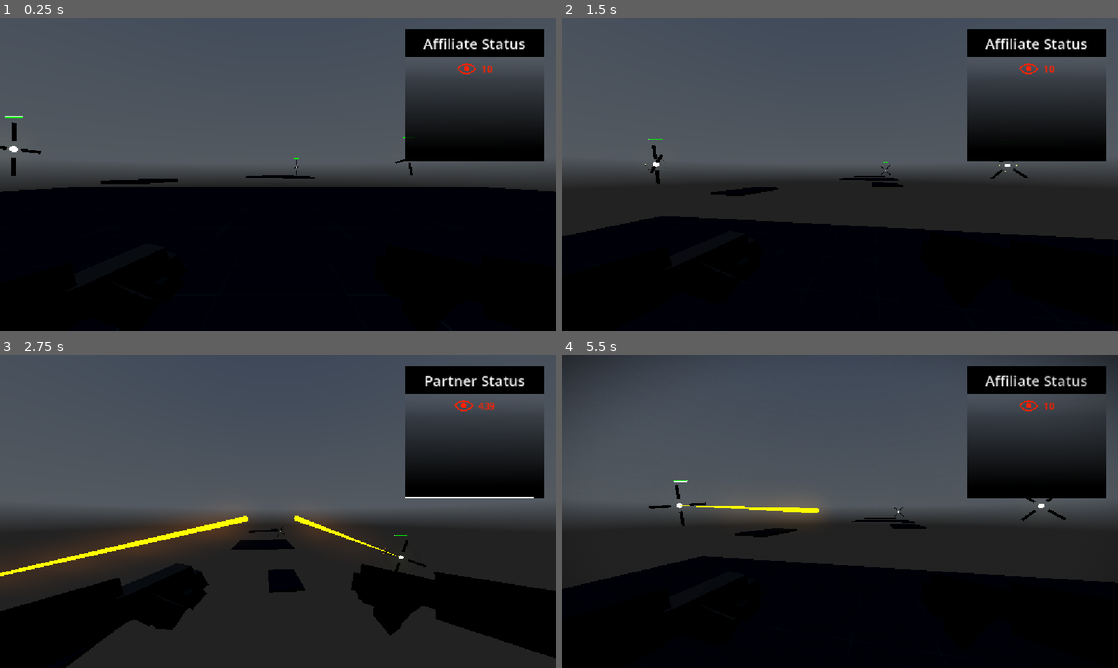
Above: before the commit, frames 1-4 (two rows, left to right).
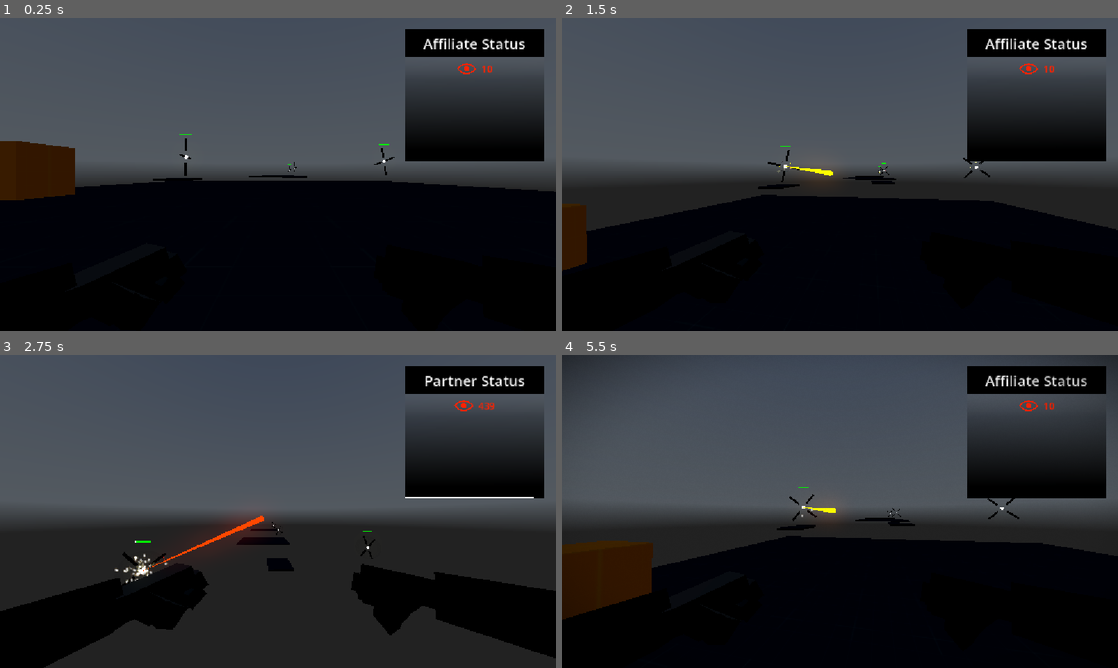
Above: after the commit, the same moments.

Repository: awesomness560/ParryEverything
Game: Godot game, scene res://main.tscn
Same seed, same stepped clock (60 frames per second), same inputs: the game is played once before the commit and once after it. A sky picture missing from this copy of the repository is replaced by a grey-blue gradient.
Inputs (mouse positions are in pixels of both pictures, inside the frame that each line leads up to):
- Up to frame 1 (0.25 s): no input
- Up to frame 2 (1.5 s): move the mouse to (867, 174) at 0.52 s; hold Right mouse button (parry_activate) 0.53-1.28 s; hold W (forward) from 0.53 s (still down); tap Space (jump) at 0.77 s; move the mouse to (812, 174) at 1.27 s; tap H (fling_me) at 1.35 s
- Up to frame 3 (2.75 s): keep holding W (forward); tap Space (jump) at 1.52 s; right-click (250, 511) at 1.55 s; move the mouse to (289, 505) at 2.02 s; hold Right mouse button (parry_activate) from 2.03 s (still down)
- Up to frame 4 (5.5 s): keep holding W (forward); move the mouse to (834, 517) at 2.77 s; release Right mouse button (parry_activate) at 2.78 s; tap L (taunt) at 2.85 s; tap Space (jump) at 3.02, 3.77, 4.52 s; right-click (834, 517) at 3.05 s; move the mouse to (878, 514) at 3.52 s; hold 1 3.53-4.28 s; right-click (878, 514) at 3.8 s; tap R (restart) at 4.15 s; move the mouse to (795, 508) at 4.27 s; tap 2 at 4.35 s; right-click (795, 508) at 4.55 s; move the mouse to (845, 511) at 5.02 s; hold 3 from 5.03 s (still down); right-click (845, 511) at 5.3 s

The runs differ from the first frame. In frame 1, 3.8% of the frame differs, in the area x 0-86%, y 31-59%; in frame 2, 7.7%; in frame 3, 4.2%; in frame 4, 11%, in the area x 0-100%, y 40-85%.

Commit message:
Added auto parry and death particles

Diff:
--- /dev/null
+++ b/parry-everything-game/Enemies/Laser/death_particles.tscn
@@ -0,0 +1,61 @@
+[gd_scene format=3 uid="uid://bwby2dlxgtyno"]
+
+[ext_resource type="Texture2D" uid="uid://buqq2bqa2i6fw" path="res://Assets/Particles/circle_05.png" id="1_psm1f"]
+[ext_resource type="Script" uid="uid://bghbfj57yq0fl" path="res://Misc/particles_self_deletion.gd" id="2_b64e7"]
+
+[sub_resource type="Gradient" id="Gradient_m30vn"]
+colors = PackedColorArray(0, 0, 0, 1, 1, 0.8117647, 0.2509804, 1)
+
+[sub_resource type="GradientTexture1D" id="GradientTexture1D_ibxdp"]
+gradient = SubResource("Gradient_m30vn")
+use_hdr = true
+
+[sub_resource type="Gradient" id="Gradient_b64e7"]
+offsets = PackedFloat32Array(0, 0.78104573, 1)
+colors = PackedColorArray(1, 1, 1, 1, 0.7617416, 0.7617416, 0.7617416, 1, 0, 0, 0, 0)
+
+[sub_resource type="GradientTexture1D" id="GradientTexture1D_bw2q4"]
+gradient = SubResource("Gradient_b64e7")
+
+[sub_resource type="Curve" id="Curve_mvwa4"]
+_limits = [0.0, 100.0, 0.0, 100.0]
+_data = [Vector2(0, 48.098434), 0.0, 0.0, 0, 0]
+point_count = 1
+
+[sub_resource type="CurveTexture" id="CurveTexture_e877x"]
+curve = SubResource("Curve_mvwa4")
+
+[sub_resource type="ParticleProcessMaterial" id="ParticleProcessMaterial_dng4a"]
+emission_shape = 1
+emission_sphere_radius = 1.0
+spread = 180.0
+initial_velocity_min = 5.0
+initial_velocity_max = 5.0
+gravity = Vector3(0, 0, 0)
+scale_min = 0.59999996
+scale_max = 0.79999995
+color_ramp = SubResource("GradientTexture1D_bw2q4")
+color_initial_ramp = SubResource("GradientTexture1D_ibxdp")
+emission_curve = SubResource("CurveTexture_e877x")
+
+[sub_resource type="StandardMaterial3D" id="StandardMaterial3D_ce2lu"]
+transparency = 1
+vertex_color_use_as_albedo = true
+albedo_texture = ExtResource("1_psm1f")
+billboard_mode = 3
+billboard_keep_scale = true
+particles_anim_h_frames = 1
+particles_anim_v_frames = 1
+particles_anim_loop = false
+
+[sub_resource type="QuadMesh" id="QuadMesh_7titf"]
+material = SubResource("StandardMaterial3D_ce2lu")
+
+[node name="DeathParticles" type="GPUParticles3D" unique_id=924210824]
+emitting = false
+amount = 120
+one_shot = true
+explosiveness = 1.0
+process_material = SubResource("ParticleProcessMaterial_dng4a")
+draw_pass_1 = SubResource("QuadMesh_7titf")
+script = ExtResource("2_b64e7")
--- a/parry-everything-game/Enemies/Laser/laser_enemy.gd
+++ b/parry-everything-game/Enemies/Laser/laser_enemy.gd
@@ -19,6 +19,8 @@
 @export var amountGatheringParticles : GPUParticles3D
 ##Particles that emit when laser fires
 @export var laserFinishParticles : GPUParticles3D
+##Particles that emit on death
+@export var deathParticles : PackedScene
 ##The charge up sound node
 @export var chargeUpAudio : AudioStreamPlayer3D
 ##Health Bar reference
@@ -249,6 +251,11 @@
 		doDie()
 
 func doDie():
+	var localDeathParticles := deathParticles.instantiate() as GPUParticles3D
+	get_parent().add_child(localDeathParticles)
+	localDeathParticles.global_position = global_position
+	localDeathParticles.global_rotation = global_rotation
+	localDeathParticles.emitting = true
 	queue_free()
 
 #region Signals
--- a/parry-everything-game/Enemies/Laser/laser_enemy.tscn
+++ b/parry-everything-game/Enemies/Laser/laser_enemy.tscn
@@ -9,6 +9,7 @@
 [ext_resource type="Shader" uid="uid://c2gp5scaitug8" path="res://Assets/Shaders/shockwave.gdshader" id="7_eg1cs"]
 [ext_resource type="Shader" uid="uid://ba6vwo4dn2pbk" path="res://Assets/Shaders/health_bar.gdshader" id="7_m30vn"]
 [ext_resource type="Script" uid="uid://iruae0nb5bfq" path="res://Enemies/Laser/shockwave.gd" id="8_m30vn"]
+[ext_resource type="PackedScene" uid="uid://bwby2dlxgtyno" path="res://Enemies/Laser/death_particles.tscn" id="10_ibxdp"]
 
 [sub_resource type="SphereMesh" id="SphereMesh_buepd"]
 
@@ -147,6 +148,7 @@
 spinningCenterNode = NodePath("Visuals/SpinningCenter")
 amountGatheringParticles = NodePath("Visuals/Core/LaserGatheringEffects")
 laserFinishParticles = NodePath("Extender/Particles")
+deathParticles = ExtResource("10_ibxdp")
 chargeUpAudio = NodePath("ChargeUpAudio")
 healthBar = NodePath("HealthBar")
 shockwaveEffect = NodePath("Shockwave")
--- /dev/null
+++ b/parry-everything-game/Misc/particles_self_deletion.gd
@@ -0,0 +1,8 @@
+extends GPUParticles3D
+class_name ParticlesSelfDeletion
+
+func _ready() -> void:
+	finished.connect(onFinished)
+
+func onFinished():
+	queue_free()
--- a/parry-everything-game/Player/parry_manager.gd
+++ b/parry-everything-game/Player/parry_manager.gd
@@ -3,11 +3,14 @@
 
 @export var maxParryWindow : float = 0.6
 @export var parryCooldownPenaltyTime : float = 0.3
+@export var autoParryWindow : float = 0.15
 ##The timer to keep track of how long we have been parrying
 @export var parryTimer : Timer
 ##The timer to keep track of the cooldown (only triggered if nothing is parried before timeout)
 @export var parryCooldownTimer : Timer
 @export var perfectParryPauseTimer : Timer
+##The timer to keep track of the auto-parry grace period
+@export var autoParryTimer : Timer
 ##The reference to the first person animation manager
 @export var fpAnimationManager : ArmsAnimationController
 @export var normalParrySound : AudioStreamPlayer
@@ -16,27 +19,48 @@
 
 var isParrying : bool = false
 var canParry : bool = true
+var isInAutoParryWindow : bool = false
+var wasAutoParryPerfect : bool = false
 var activeParryWindows : Array[Dictionary] = []  # Stores {resource: ParryResource, timer: Timer}
 
 func _ready() -> void:
 	SignalBus.dealDamage.connect(receiveDamage)
 	parryTimer.wait_time = maxParryWindow
 	parryCooldownTimer.wait_time = parryCooldownPenaltyTime
+	autoParryTimer.wait_time = autoParryWindow
 
 func _unhandled_input(event: InputEvent) -> void:
 	if event.is_action_pressed("parry_activate") and canParry:
 		activateParry()
 
 func receiveDamage(parryResource : ParryResource):
+	# Check if we're in the auto-parry window first
+	if isInAutoParryWindow:
+		_handleAutoParry(parryResource)
+		return
+
 	match parryResource.parryType:
 		ParryResource.ParryType.PARRY_ONE_SHOT:
 			dealOneShotParry(parryResource)
 		ParryResource.ParryType.PARRY_WINDOW:
 			dealParryWindow(parryResource)
 
+func _handleAutoParry(parryResource : ParryResource):
+	# Silently treat as successful parry without effects
+	# Use the perfect status from the original parry
+	if parryResource.successfulParryCallback.is_valid():
+		parryResource.successfulParryCallback.call(wasAutoParryPerfect)
+	SignalBus.successfullParry.emit(parryResource, wasAutoParryPerfect)
+
 func activateParry():
 	isParrying = true
 	canParry = false
+	# Manual parry cancels auto-parry window
+	if isInAutoParryWindow:
+		autoParryTimer.stop()
+		isInAutoParryWindow = false
+		wasAutoParryPerfect = false
+
 	fpAnimationManager.playAnimation("FP_Parry_Stance")
 	parryTimer.start()
 
@@ -76,6 +100,11 @@
 	isParrying = false
 	canParry = true
 
+	# Start auto-parry window (normal parry)
+	isInAutoParryWindow = true
+	wasAutoParryPerfect = false
+	autoParryTimer.start()
+
 	# Call the success callback if it exists (passing false for not perfect)
 	if parryResource.successfulParryCallback.is_valid():
 		parryResource.successfulParryCallback.call(false)
@@ -95,6 +124,11 @@
 	# Reset parry state and allow immediate re-parry
 	isParrying = false
 	canParry = true
+
+	# Start auto-parry window (perfect parry)
+	isInAutoParryWindow = true
+	wasAutoParryPerfect = true
+	autoParryTimer.start()
 
 	# Call the success callback if it exists (passing true for perfect parry)
 	if parryResource.successfulParryCallback.is_valid():
@@ -186,6 +220,11 @@
 	isParrying = false
 	canParry = true
 
+	# Start auto-parry window (normal parry)
+	isInAutoParryWindow = true
+	wasAutoParryPerfect = false
+	autoParryTimer.start()
+
 	# Call callbacks for all successful windows
 	for windowData in successfulWindows:
 		var parryResource : ParryResource = windowData.resource
@@ -205,6 +244,11 @@
 	isParrying = false
 	canParry = true
 
+	# Start auto-parry window (perfect parry)
+	isInAutoParryWindow = true
+	wasAutoParryPerfect = true
+	autoParryTimer.start()
+
 	# Call callbacks for all successful windows
 	for windowData in successfulWindows:
 		var parryResource : ParryResource = windowData.resource
@@ -258,3 +302,8 @@
 func _on_parry_cooldown_timer_timeout() -> void:
 	# Cooldown is over, player can parry again
 	canParry = true
+
+func _on_auto_parry_timer_timeout() -> void:
+	# Auto-parry window expired
+	isInAutoParryWindow = false
+	wasAutoParryPerfect = false
--- a/parry-everything-game/Player/player.tscn
+++ b/parry-everything-game/Player/player.tscn
@@ -158,11 +158,13 @@
 
 [node name="GravityAudioCue" type="AudioStreamPlayer" parent="PlayerMovement" unique_id=2001744799]
 
-[node name="ParryManager" type="Node" parent="." unique_id=1569983672 node_paths=PackedStringArray("parryTimer", "parryCooldownTimer", "perfectParryPauseTimer", "fpAnimationManager", "normalParrySound", "perfectParrySound", "parryFlash")]
+[node name="ParryManager" type="Node" parent="." unique_id=1569983672 node_paths=PackedStringArray("parryTimer", "parryCooldownTimer", "perfectParryPauseTimer", "autoParryTimer", "fpAnimationManager", "normalParrySound", "perfectParrySound", "parryFlash")]
 script = ExtResource("6_fhl08")
+autoParryWindow = 0.2
 parryTimer = NodePath("ParryTimer")
 parryCooldownTimer = NodePath("ParryCooldownTimer")
 perfectParryPauseTimer = NodePath("PerfectParryPauseTimer")
+autoParryTimer = NodePath("AutoParryTimer")
 fpAnimationManager = NodePath("../CameraRoot/FallingDisplacement/Arms")
 normalParrySound = NodePath("NormalParry")
 perfectParrySound = NodePath("PerfectParry")
@@ -177,6 +179,9 @@
 [node name="PerfectParryPauseTimer" type="Timer" parent="ParryManager" unique_id=1661723924]
 process_mode = 3
 wait_time = 0.2
+one_shot = true
+
+[node name="AutoParryTimer" type="Timer" parent="ParryManager" unique_id=97905244]
 one_shot = true
 
 [node name="NormalParry" type="AudioStreamPlayer" parent="ParryManager" unique_id=611038121]
@@ -243,5 +248,6 @@
 [connection signal="tilt" from="PlayerMovement" to="CameraRoot" method="tilt"]
 [connection signal="timeout" from="ParryManager/ParryTimer" to="ParryManager" method="_on_parry_timer_timeout"]
 [connection signal="timeout" from="ParryManager/ParryCooldownTimer" to="ParryManager" method="_on_parry_cooldown_timer_timeout"]
+[connection signal="timeout" from="ParryManager/AutoParryTimer" to="ParryManager" method="_on_auto_parry_timer_timeout"]
 
 [editable path="CameraRoot/FallingDisplacement/Arms/first_person_animations_v2"]
--- a/parry-everything-game/main.tscn
+++ b/parry-everything-game/main.tscn
@@ -38,6 +38,16 @@
 albedo_texture = ExtResource("2_h2yge")
 
 [sub_resource type="BoxShape3D" id="BoxShape3D_kek77"]
+
+[sub_resource type="Resource" id="Resource_272bh"]
+resource_local_to_scene = true
+script = ExtResource("7_272bh")
+damage = 20.0
+perfectParryWindow = 0.2
+normalParryWindow = 0.4
+normalParryPoints = 50.0
+perfectParryPoints = 100.0
+metadata/_custom_type_script = "uid://b6xdr0uvh70xn"
 
 [sub_resource type="Resource" id="Resource_5vw27"]
 resource_local_to_scene = true
@@ -80,7 +90,7 @@
 autoplay = true
 
 [node name="Player" parent="." unique_id=559422446 instance=ExtResource("3_h2yge")]
-transform = Transform3D(1, 0, 0, 0, 1, 0, 0, 0, 1, 0, 1.2997768, -0.0040740967)
+transform = Transform3D(1, 0, 0, 0, 1, 0, 0, 0, 1, 0, 1.2997768, 13.410364)
 
 [node name="Floor" type="MeshInstance3D" parent="." unique_id=979706308]
 transform = Transform3D(32.419567, 0, 0, 0, 0.5117212, 0, 0, 0, 32.419567, 0, -0.22969645, -0.811957)
@@ -93,7 +103,7 @@
 shape = SubResource("BoxShape3D_7mycd")
 
 [node name="Cube" type="MeshInstance3D" parent="." unique_id=2146122419]
-transform = Transform3D(2.3237407, 0, 0, 0, 2.3237407, 0, 0, 0, 2.3237407, 0, 1.1772532, 4.1574135)
+transform = Transform3D(2.3237407, 0, 0, 0, 2.3237407, 0, 0, 0, 2.3237407, -11.358913, 1.1772532, 4.1574135)
 mesh = SubResource("BoxMesh_272bh")
 surface_material_override/0 = SubResource("StandardMaterial3D_5vw27")
 
@@ -144,12 +154,16 @@
 
 [node name="LaserEnemy" parent="." unique_id=1303688957 instance=ExtResource("6_7mycd")]
 transform = Transform3D(1, 0, 0, 0, 1, 0, 0, 0, 1, 36.646812, 5.5750523, -57.417747)
-parryResource = SubResource("Resource_5vw27")
+parryResource = SubResource("Resource_272bh")
 
 [node name="LaserEnemy3" parent="." unique_id=1584242521 instance=ExtResource("6_7mycd")]
-transform = Transform3D(1, 0, 0, 0, 1, 0, 0, 0, 1, -47.527916, 5.5750523, -36.871376)
-parryResource = SubResource("Resource_kek77")
+transform = Transform3D(1, 0, 0, 0, 1, 0, 0, 0, 1, -23.607315, 5.5750523, -38.83258)
+parryResource = SubResource("Resource_5vw27")
 
 [node name="LaserEnemy2" parent="." unique_id=1312958583 instance=ExtResource("6_7mycd")]
 transform = Transform3D(1, 0, 0, 0, 1, 0, 0, 0, 1, 11.995386, 5.5750523, -132.77379)
+parryResource = SubResource("Resource_kek77")
+
+[node name="LaserEnemy4" parent="." unique_id=1494507525 instance=ExtResource("6_7mycd")]
+transform = Transform3D(1, 0, 0, 0, 1, 0, 0, 0, 1, 11.995386, 5.5750523, -196.92441)
 parryResource = SubResource("Resource_4c57u")
Not shown, added: parry-everything-game/Misc/particles_self_deletion.gd.uid
